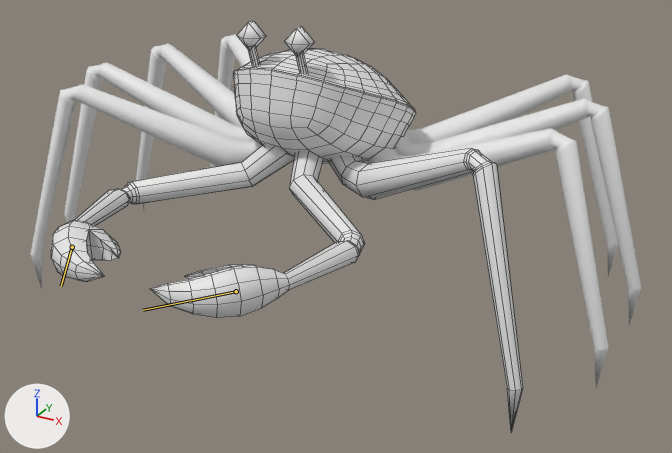
Two versions of the Blender file Assets/Local/Bastien/Meshes/Sources/SN_Clawster.blend, one commit apart.
Before and after are seen from a 50 mm camera at (1.272, -2.229, 1.335) aimed at (0.137, -0.167, 0.304). Every picture has the same lights, and +X, +Y and +Z are marked at lower left. Both versions are drawn at frame 1 of the action 'Idle'; the numbers are the values there. The bones that change are drawn over the model as lines. Mesh edges are drawn as thin lines on the coarser meshes.

Names of what the first picture shows: 'Body_Main', 'Eye_L', 'Hand_L', 'Hand_R', 'LegA_L', 'LegA_R', 'LegB_L', 'LegB_R', 'LegC_L', 'LegC_R', 'LegD_L', 'LegD_R'.
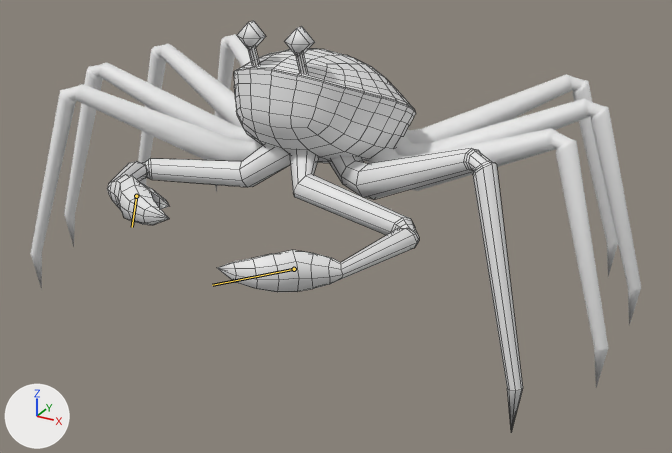
The change in detail:
Bone 'Hand_IK_R' (bone_hand_ik_r) moves from (0.0, 0.0, 0.0) to (-0.134, -0.191, 0.069).
Bone 'Hand_IK_L' (bone_hand_ik_l) moves from (0.0, 0.0, 0.0) to (0.149, -0.191, -0.026).

Location of each change, [x1, y1, x2, y2] in pixels of the pictures (672 x 453 px):
'Hand_L', posed (15% shorter)
    before: [151, 152, 365, 318]
    after: [217, 151, 419, 292]
'Hand_R', posed (24% narrower, 41% shorter)
    before: [51, 144, 294, 282]
    after: [107, 144, 291, 225]
bone 'Hand_IK_R', root to tip
    before: (72, 247) to (61, 286)
    after: (136, 196) to (132, 227)
bone 'Hand_IK_L', root to tip
    before: (236, 291) to (143, 310)
    after: (294, 269) to (212, 285)
